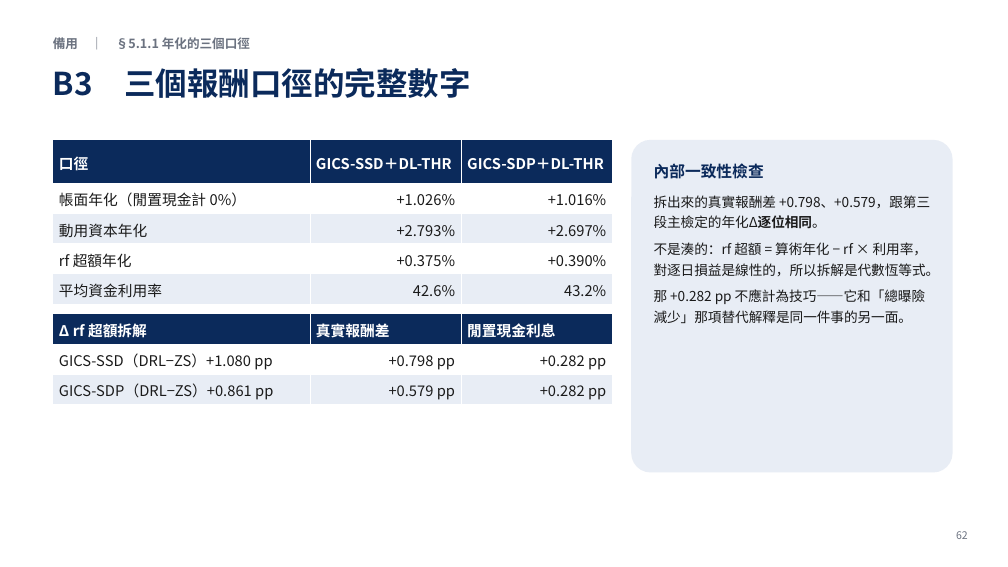
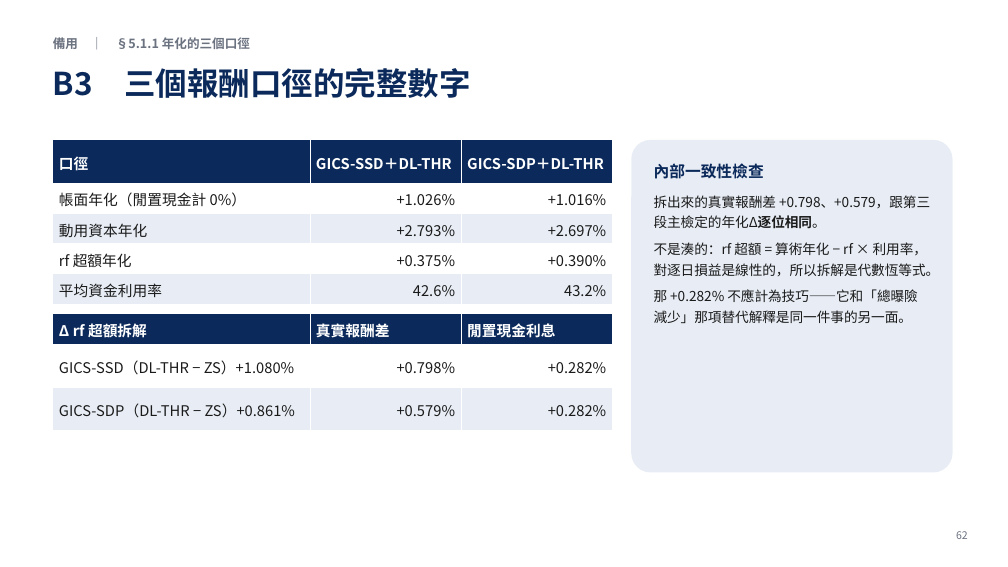
Before and after one commit to LerajieAsta/pairtrade_trainingproject, a slide deck: slide 62 of thesis/1150922_60min.pptx. Drawn at 1008x567 pixels with LibreOffice and Linux fonts; fonts in the diff are those of the drawing. Boxes give left, top, right and bottom in pixels: in the first picture for what was removed or moved away, otherwise in the second. Text is boxed around its words. In the diff, an @@ line names an element or a change of style, - is before the commit and + after.

```diff
--- a/thesis/1150922_60min.pptx
+++ b/thesis/1150922_60min.pptx
@@ text in rounded rectangle at bbox=[654, 289, 918, 323]: text changed @@
-那 +0.282 pp 不應計為技巧——它和「總曝險減少」那項替代解釋是同一件事的另一面。
+那 +0.282% 不應計為技巧——它和「總曝險減少」那項替代解釋是同一件事的另一面。
@@ table at bbox=[53, 314, 613, 421] @@
-row 2: GICS-SSD（DRL−ZS）+1.080 pp | +0.798 pp | +0.282 pp
+row 2: GICS-SSD（DL-THR − ZS）+1.080% | +0.798% | +0.282%
-row 3: GICS-SDP（DRL−ZS）+0.861 pp | +0.579 pp | +0.282 pp
+row 3: GICS-SDP（DL-THR − ZS）+0.861% | +0.579% | +0.282%
```
Also in this commit, not shown: 9 other slides changed, 12 other files.
